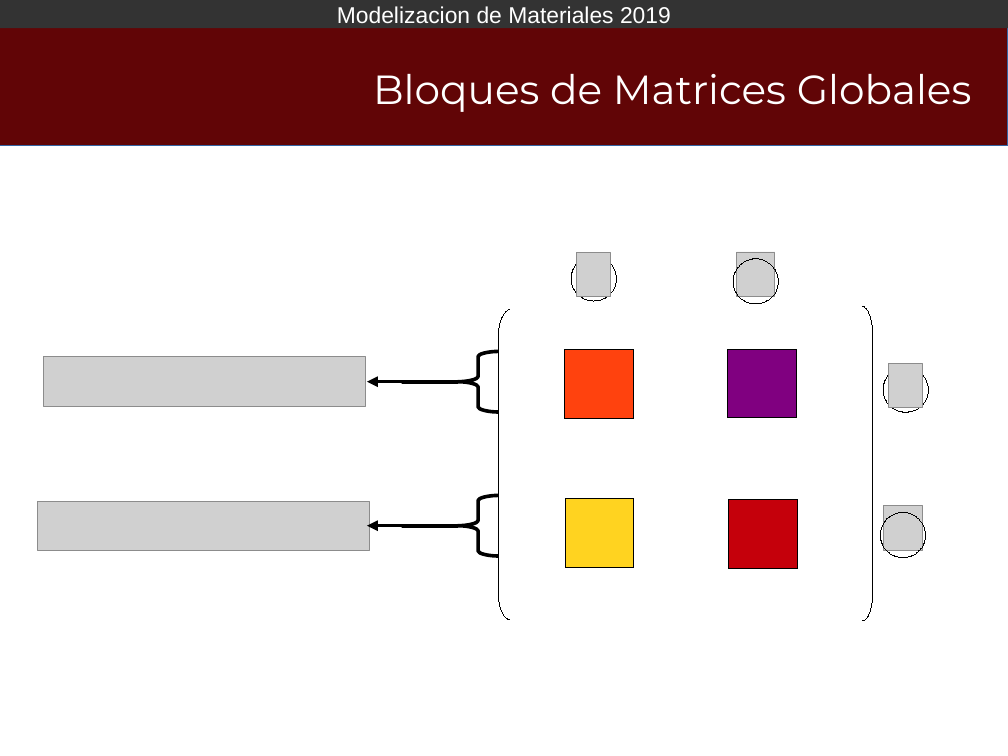
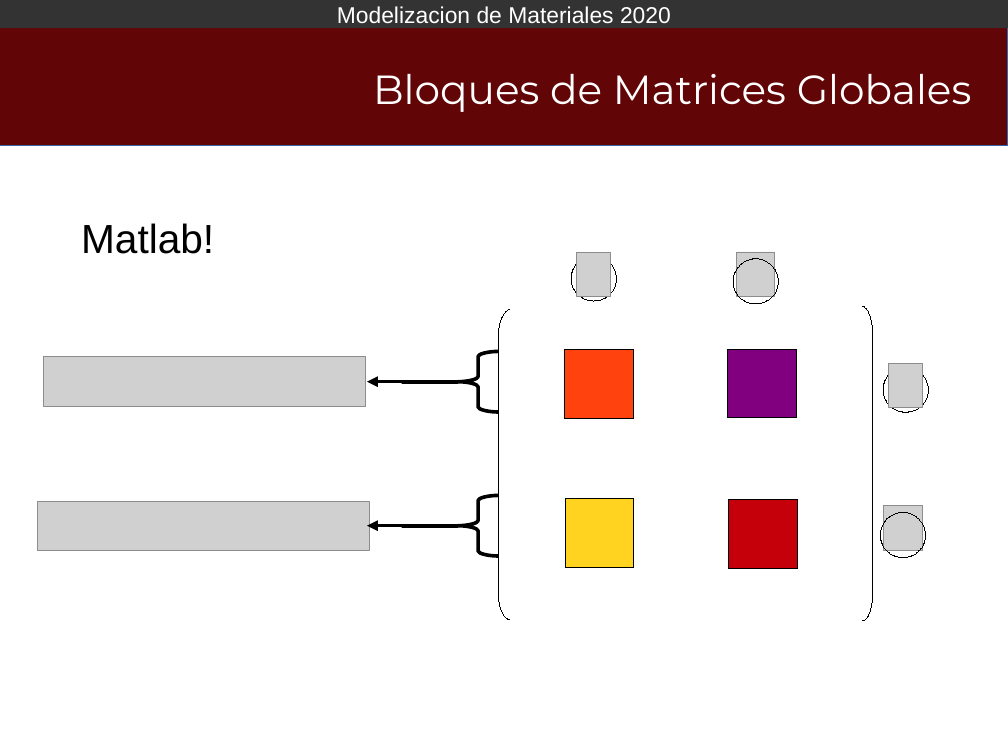
Before and after one commit to Modelizacion-de-Materiales/ModelizacionApuntesPresentaciones, a slide deck: slide 22 of 004-MEF02/MEF02_2019.odp (slide 20 before the commit). Drawn at 1008x756 pixels with LibreOffice and Linux fonts; fonts in the diff are those of the drawing; grey boxes stand for pictures; background and template pictures are left out. Boxes give left, top, right and bottom in pixels: in the first picture for what was removed or moved away, otherwise in the second. Text is boxed around its words. In the diff, an @@ line names an element or a change of style, - is before the commit and + after.

```diff
--- a/004-MEF02/MEF02_2019.odp
+++ b/004-MEF02/MEF02_2019.odp
@@ text in rectangle at (x1=337, y1=6, x2=671, y2=29): text changed @@
-Modelizacion de Materiales 2019
+Modelizacion de Materiales 2020
@@ text added at (x1=81, y1=223, x2=214, y2=254), 32 pt, text #000000 @@
+Matlab!
```
Also in this commit, not shown: 21 other slides changed, 4 slides added, 1 other file.
